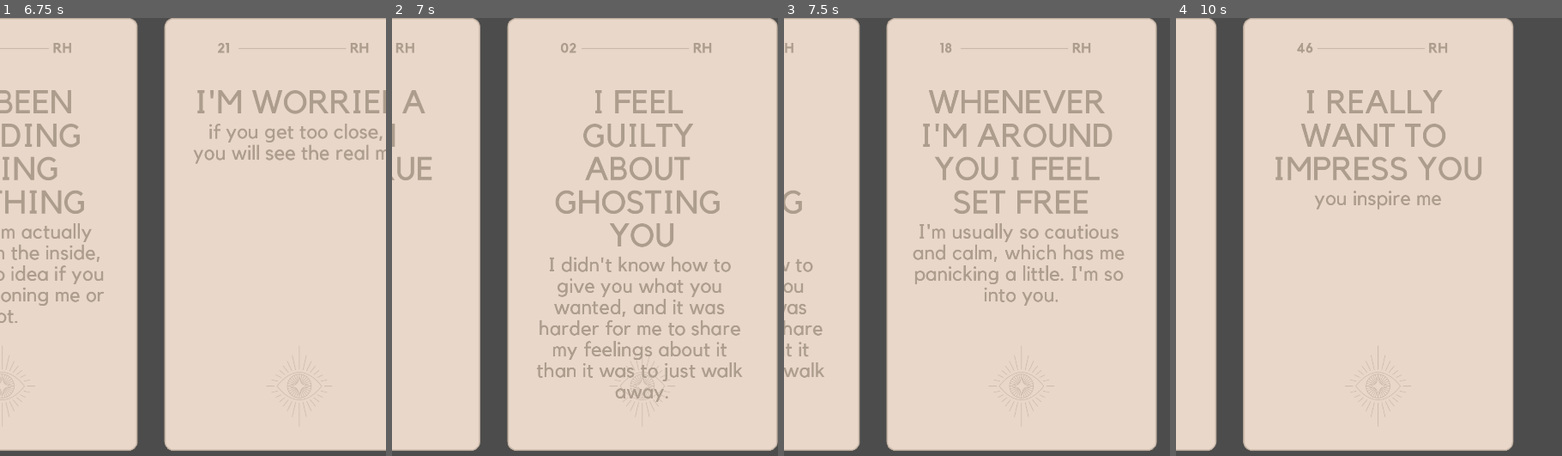
Above: before the commit, frames 1-4 (left to right).
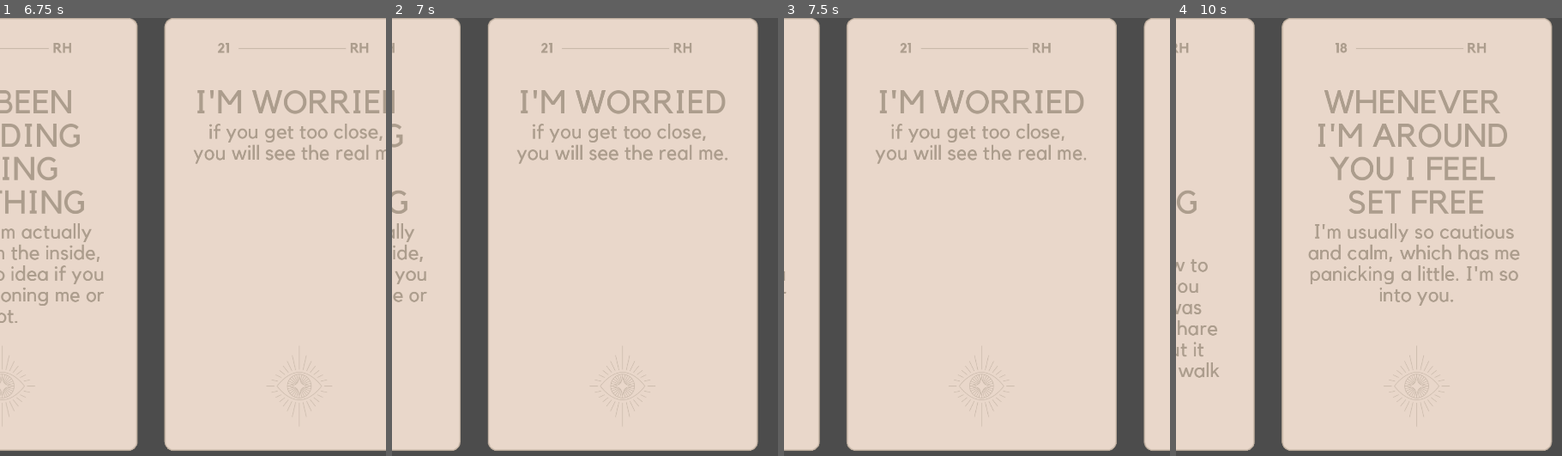
Above: after the commit, the same moments.

Repository: collectivenectar/therealrealoracle
Game: Godot game, scene res://scenes/DrawingCards/Carousels/CarouselFinite.tscn
The game is run twice, just before and just after one commit, with the same random seed, the same clock (stepped at 60 frames per second) and the same inputs. This scene is started directly instead of the project's main scene.
Inputs (mouse positions are in pixels of both pictures, inside the frame that each line leads up to):
- Up to frame 1 (6.75 s): tap Enter at 0.5, 2 s; drag from (193, 232) to (231, 210) at 0.52 s; tap Space at 1.25, 2.75 s; drag from (outside the picture) to (outside the picture) at 1.27 s; move the mouse to (77, 258) at 2.02 s; click (77, 258) at 2.17 s; drag from (212, 359) to (77, 258) at 2.77 s; move the mouse to (135, 188) at 3.52 s; click (135, 188) at 3.67 s; drag from (277, 328) to (135, 188) at 4.27 s; move the mouse to (115, 394) at 5.02 s; click (115, 394) at 5.17 s; drag from (231, 210) to (115, 394) at 5.77 s; move the mouse to (outside the picture) at 6.52 s; click (outside the picture) at 6.67 s
- Up to frame 2 (7 s): no input
- Up to frame 3 (7.5 s): drag from (outside the picture) to (outside the picture) at 7.27 s
- Up to frame 4 (10 s): move the mouse to (1253, 258) at 8.02 s; click (1253, 258) at 8.17 s; drag from (1388, 359) to (1253, 258) at 8.77 s; move the mouse to (1311, 188) at 9.52 s; click (1311, 188) at 9.67 s

Frame 1 is identical in both runs. In frame 2, 25% of the frame differs, in the area x 0-100%, y 0-99%; in frame 3, 33%; in frame 4, 33%.

Commit message:
fixed some global vars that were extra, and fixed carousel input handling issues

Diff:
--- a/scenes/Card.tscn
+++ b/scenes/Card.tscn
@@ -128,6 +128,7 @@
 [node name="ReferenceRect" type="ReferenceRect" parent="Front/VBoxContainer"]
 margin_right = 500.0
 margin_bottom = 41.0
+mouse_filter = 1
 size_flags_horizontal = 3
 size_flags_vertical = 3
 size_flags_stretch_ratio = 0.35
@@ -146,6 +147,7 @@
 [node name="ReferenceRect" type="ReferenceRect" parent="Front/VBoxContainer/HBoxContainer"]
 margin_right = 91.0
 margin_bottom = 27.0
+mouse_filter = 1
 size_flags_horizontal = 3
 size_flags_stretch_ratio = 1.24
 
@@ -170,6 +172,7 @@
 margin_left = 147.0
 margin_right = 345.0
 margin_bottom = 27.0
+mouse_filter = 1
 size_flags_horizontal = 3
 size_flags_stretch_ratio = 2.7
 
@@ -192,12 +195,14 @@
 margin_left = 426.0
 margin_right = 500.0
 margin_bottom = 27.0
+mouse_filter = 1
 size_flags_horizontal = 3
 
 [node name="ReferenceRect2" type="ReferenceRect" parent="Front/VBoxContainer"]
 margin_top = 76.0
 margin_right = 500.0
 margin_bottom = 800.0
+mouse_filter = 1
 size_flags_horizontal = 3
 size_flags_vertical = 3
 size_flags_stretch_ratio = 6.17
@@ -215,6 +220,7 @@
 [node name="ReferenceRect" type="ReferenceRect" parent="Front/DescriptionContainer"]
 margin_right = 500.0
 margin_bottom = 127.0
+mouse_filter = 1
 size_flags_horizontal = 3
 size_flags_vertical = 3
 size_flags_stretch_ratio = 0.19
@@ -229,6 +235,7 @@
 [node name="ReferenceRect2" type="ReferenceRect" parent="Front/DescriptionContainer/HBoxContainer"]
 margin_right = 44.0
 margin_bottom = 673.0
+mouse_filter = 1
 size_flags_horizontal = 3
 size_flags_vertical = 3
 size_flags_stretch_ratio = 0.11
@@ -277,6 +284,7 @@
 margin_left = 455.0
 margin_right = 500.0
 margin_bottom = 673.0
+mouse_filter = 1
 size_flags_horizontal = 3
 size_flags_vertical = 3
 size_flags_stretch_ratio = 0.11
--- a/scenes/DrawingCards/Carousels/CarouselFinite.gd
+++ b/scenes/DrawingCards/Carousels/CarouselFinite.gd
@@ -42,7 +42,7 @@
 	self.rect_min_size = Vector2(screen_size.x, card_height)
 
 func _instance_cards():
-	for i in .get_child_count():
+	for i in 5:
 		var card_instance = card.instance()
 		.get_child(i).add_child(card_instance)
 		.get_child(i).rect_min_size = Vector2(card_width, card_height)
@@ -103,7 +103,7 @@
 func _process(delta):
 	#only active when someone has dragged and released carousel with momentum
 	#that exceeds minimum threshold
-	if animation_state == "released":
+	if animation_state == "released" && !pressed:
 		#linear interpolation moves the carousel from the released position to a precalculated
 		#end position over time, and since the difference decreases over time, the apparent
 		#speed decreases as well, 4.0*delta is the weight.
@@ -128,8 +128,10 @@
 #			else:
 #				print("deck_copy_chosen_states array indicates that card is unavailable")
 
-
 func _on_cardContainer_gui_input(event):
+	#moved this out of _gui_input(event) due to handling issues. This is for when
+	#user has dragged or clicked, so this may produce issues when clicking up
+	#in other scenes? have to see.
 	if event is InputEventMouseButton && event.button_index == BUTTON_LEFT:
 		#if just pressed mouse click
 		if event.button_index == BUTTON_LEFT && event.pressed:
@@ -138,9 +140,20 @@
 			pressed = true
 			click_down_position = event.global_position
 			animation_state = "inactive"
-			carousel_inertia_initial = 0
-
-	#if the user is currently moving the mouse
+			carousel_inertia_initial = 0.0
+			print("left-button-pressed")
+	if event is InputEventMouseButton:
+		if event.button_index == BUTTON_LEFT && !event.pressed:
+			#store that end position, set pressed to false, and begin inertia calculation
+			#i.e. calculate the end position based on current position, speed, and card + separation
+			#width
+			#once the calculation is done, begin inertial state for animation to take off
+			pressed = false
+			click_up_position = event.global_position
+			animation_end_position = stepify(carousel_position, card_zone) + stepify(carousel_inertia_initial * 20.0 * 1.8939, card_zone)
+			animation_end_position = clamp(animation_end_position, 0, (last_card_in_carousel * card_zone - 1))
+			animation_state = "released"
+			print("left-button-press-up")
 	if event is InputEventMouseMotion:
 		#if the user is moving the mouse AND pressing
 		if pressed == true:
@@ -148,6 +161,7 @@
 			#pass that window_position to _carousel_dragged_pos(), and then be sure
 			#to store the most recent event position change data for calculation
 			#of inertia in case the user is about to release
+			carousel_inertia_initial = 0.0
 			animation_state = "dragging"
 			carousel_position += event.relative.x
 			#minus one here might seem weird but without it the first card has visibility issues
@@ -158,18 +172,12 @@
 		elif pressed == false:
 			pass
 
-func _input(event):
-	#moved this out of _gui_input(event) due to handling issues. This is for when
-	#user has dragged or clicked, so this may produce issues when clicking up
-	#in other scenes? have to see.
-	if event is InputEventMouseButton:
-		if event.button_index == BUTTON_LEFT && !event.pressed:
-			#store that end position, set pressed to false, and begin inertia calculation
-			#i.e. calculate the end position based on current position, speed, and card + separation
-			#width
-			#once the calculation is done, begin inertial state for animation to take off
-			click_up_position = event.global_position
-			pressed = false
-			animation_end_position = stepify(carousel_position, card_zone) + stepify(carousel_inertia_initial*20.0*1.8939,card_zone)
-			animation_end_position = clamp(animation_end_position, 0, (last_card_in_carousel * card_zone - 1))
-			animation_state = "released"
+func _navigate_right_one():
+	animation_end_position = stepify(carousel_position, card_zone) - card_zone
+	animation_end_position = clamp(animation_end_position, 0, (last_card_in_carousel * card_zone - 1))
+	animation_state = "released"
+
+func _navigate_left_one():
+	animation_end_position = stepify(carousel_position, card_zone) + card_zone
+	animation_end_position = clamp(animation_end_position, 0, (last_card_in_carousel * card_zone - 1))
+	animation_state = "released"
--- a/scripts/global.gd
+++ b/scripts/global.gd
@@ -115,8 +115,6 @@
 var spread_state_set_to : int
 #var to store front or back of card visible
 var card_side_displayed : String = "front"
-#var for scenes to run carousel as infinite or finite
-var carousel_finity : bool = true
 #for scene_type_check, set this var at scene intro to determine carousel cards
 var carousel_types : Array = ["CHOOSING", "REVEALING", "JOURNAL"]
 var carousel_type_currently_is : int = 0
